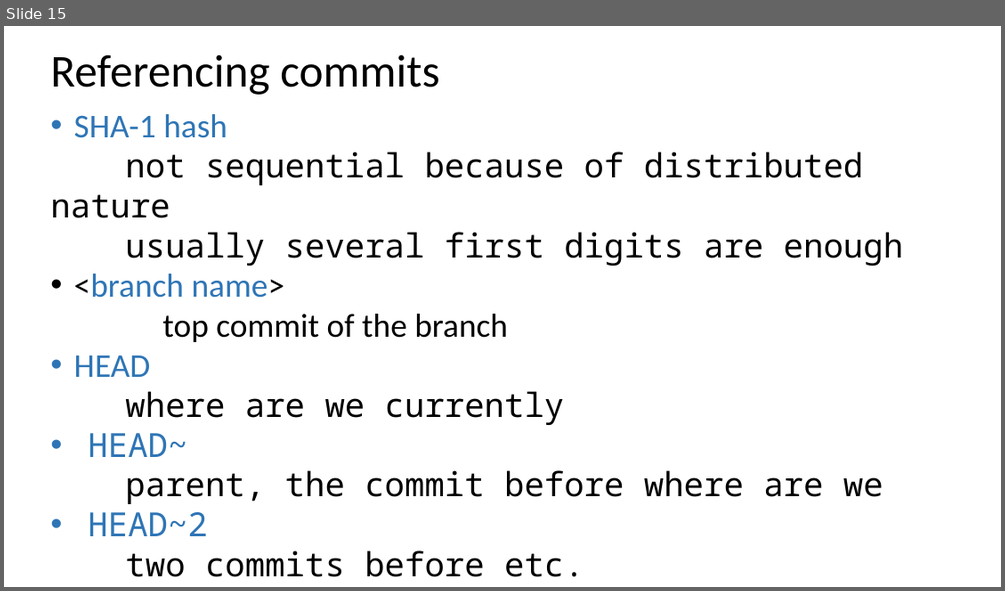
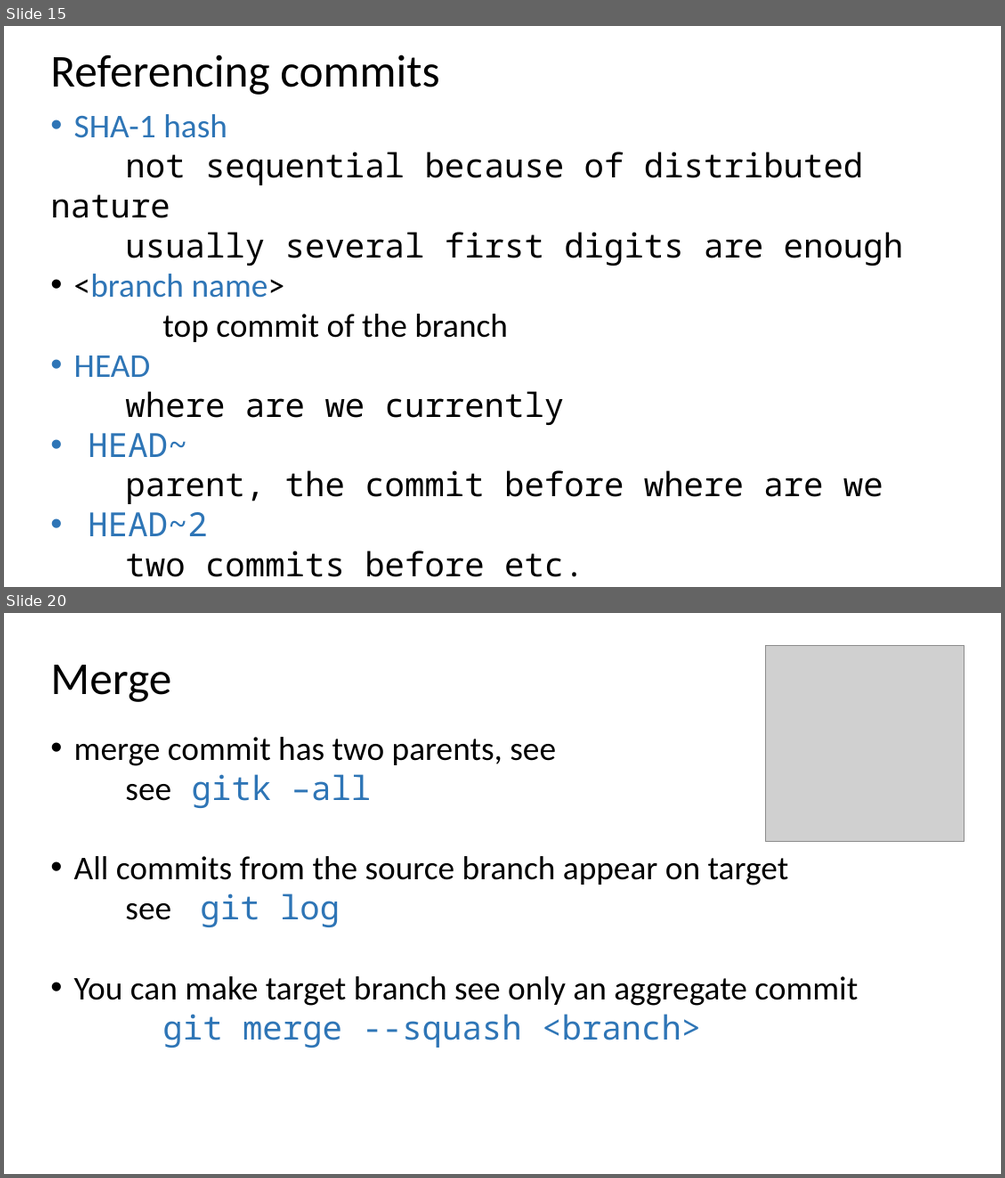
Before and after one commit to ogvolkov/git-101, a slide deck: git101.pptx. Shown one above the other, each under a label of ours: slide 15 before the commit, slides 15 and 20 after it; the slides between them are not shown. The pictures are 1005x591 and 1005x1178 pixels, drawn with LibreOffice and Linux fonts; fonts in the diff are those of the drawing; grey boxes stand for pictures. Boxes give left, top, right and bottom in pixels: in the first picture for what was removed or moved away, otherwise in the second. Text is boxed around its words. In the diff, an @@ line names an element or a change of style, - is before the commit and + after.

```diff
--- a/git101.pptx
+++ b/git101.pptx
@@ slide 20 added at (4,613,1001,1174), background #FFFFFF @@
@@ text added at (50,665,171,702), 44 pt, text #000000 @@
+Merge
@@ picture added at (766,645,964,841) @@
@@ text added at (74,737,858,1047), 32 pt, text #000000 @@
+• merge commit has two parents, see
+see gitk –all
+• All commits from the source branch appear on target
+see git log
+• You can make target branch see only an aggregate commit
+  git merge --squash <branch>
```
Also in this commit, not shown: 7 slides changed, 4 other slides added, 1 slide removed.
